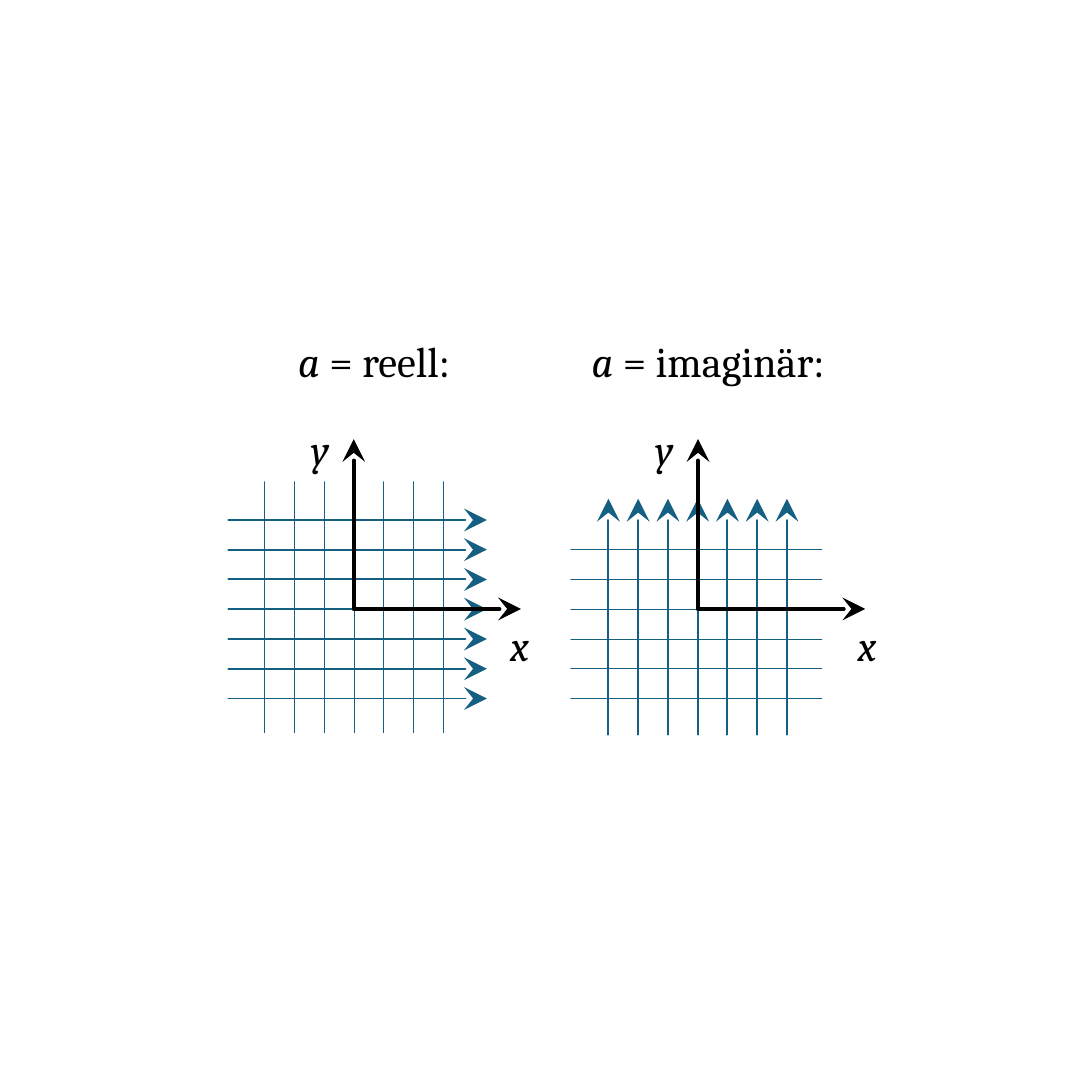
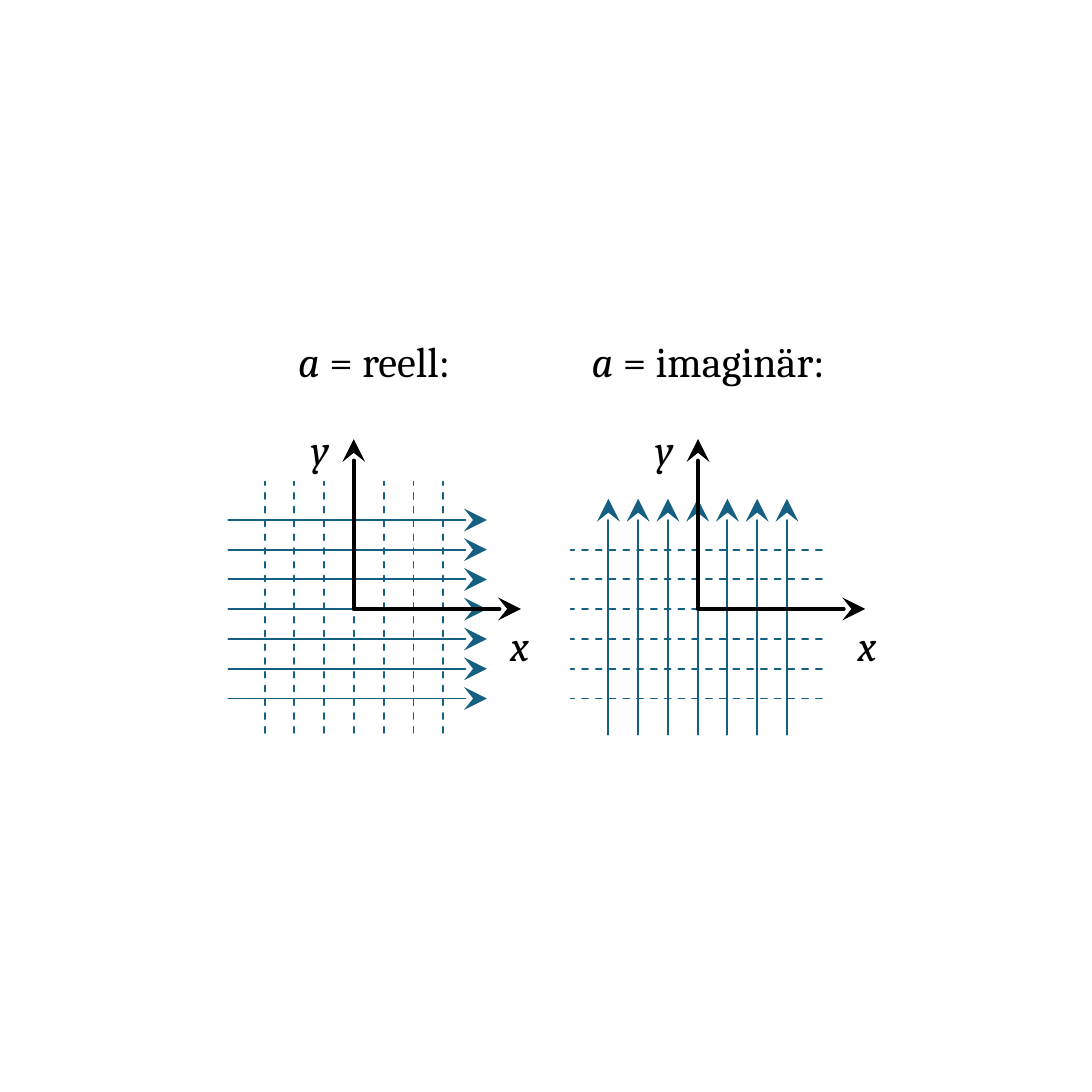
Before and after one commit to m4zeRobot/Project-FoSa, a slide deck: slide 9 of Strömungslehre 2/images/SL2-Images.pptx. Drawn at 1092x1092 pixels with LibreOffice and Linux fonts; fonts in the diff are those of the drawing. Boxes give left, top, right and bottom in pixels: in the first picture for what was removed or moved away, otherwise in the second. Text is boxed around its words. In the diff, an @@ line names an element or a change of style, - is before the commit and + after.

```diff
--- a/Strömungslehre 2/images/SL2-Images.pptx
+++ b/Strömungslehre 2/images/SL2-Images.pptx
@@ line (263, 732) - (263, 482): stroke #156082 0.2 pt to #156082 0.5 pt dashed @@
@@ line (294, 732) - (294, 482): stroke #156082 0.2 pt to #156082 0.5 pt dashed @@
@@ line (324, 732) - (324, 482): stroke #156082 0.2 pt to #156082 0.5 pt dashed @@
@@ line (355, 732) - (355, 482): stroke #156082 0.2 pt to #156082 0.5 pt dashed @@
@@ line (382, 732) - (382, 482): stroke #156082 0.2 pt to #156082 0.5 pt dashed @@
@@ line (413, 732) - (413, 482): stroke #156082 0.2 pt to #156082 0.5 pt dashed @@
@@ line (443, 732) - (443, 482): stroke #156082 0.2 pt to #156082 0.5 pt dashed @@
@@ line (820, 549) - (571, 549): stroke #156082 0.2 pt to #156082 0.5 pt dashed @@
@@ line (820, 579) - (571, 579): stroke #156082 0.2 pt to #156082 0.5 pt dashed @@
@@ line (820, 610) - (571, 610): stroke #156082 0.2 pt to #156082 0.5 pt dashed @@
@@ line (820, 637) - (571, 637): stroke #156082 0.2 pt to #156082 0.5 pt dashed @@
@@ line (820, 668) - (571, 668): stroke #156082 0.2 pt to #156082 0.5 pt dashed @@
@@ line (820, 698) - (571, 698): stroke #156082 0.2 pt to #156082 0.5 pt dashed @@
```
Also in this commit, not shown: 7 slides added, 9 other files.
